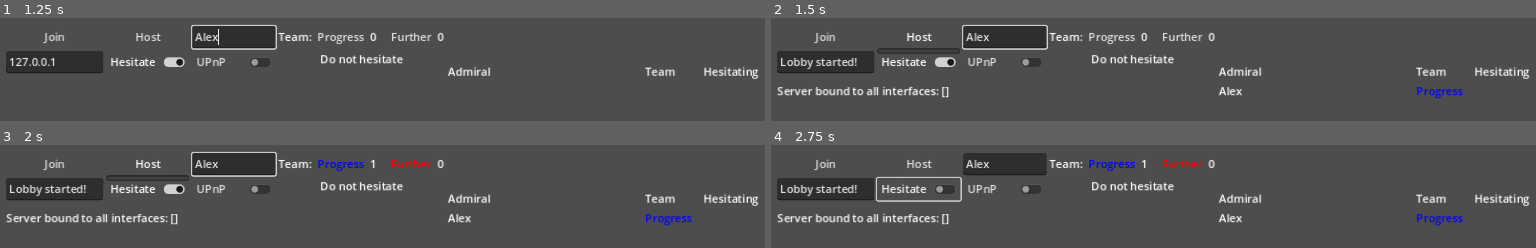
Above: before the commit, frames 1-4 (two rows, left to right).
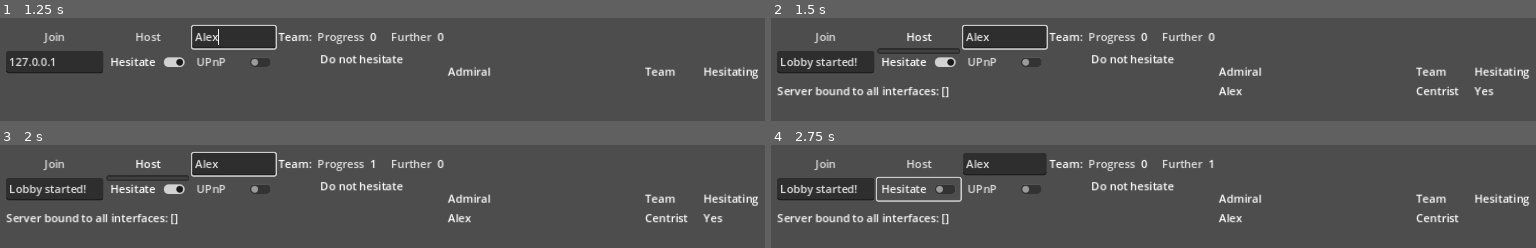
Above: after the commit, the same moments.

Repository: ramla/MultiDoggof
Game: Godot game, scene res://main.tscn
Two runs of this game, one before a commit and one after it. Both use one fixed random seed, a clock stepped at 60 frames per second and the inputs below.
Inputs (mouse positions are in pixels of both pictures, inside the frame that each line leads up to):
- Up to frame 1 (1.25 s): click (237, 37) at 0.52 s; type "Alex" at 0.6 s
- Up to frame 2 (1.5 s): click "Host" at 1.25 s
- Up to frame 3 (2 s): no input
- Up to frame 4 (2.75 s): click "Hesitate" at 2 s

Frame 1 is identical in both runs. In frame 2, 0.5% of the frame differs, in the area x 84-95%, y 66-79%; in frame 3, 1.0%, in the area x 41-95%, y 14-79%; in frame 4, 1.0%.

Commit message:
timers hud progress, bug hunting etc

Diff:
--- a/admiral.gd
+++ b/admiral.gd
@@ -62,27 +62,24 @@
 	if is_player && on_round_timer:
 		if Input.is_action_pressed("recon_action") && recon_mission.is_ready() && !is_destroyed:
 			recon_mission.plan_recon_mission()
-			#recon_mission.visualize_plan_recon()
-			if Input.is_action_just_pressed("action_click"):
+			if Input.is_action_just_pressed("action_click") or Input.is_action_just_released("action_click"):
 				recon_mission.order_recon_mission()
-				#recon_mission.visualize_order_recon()
 				get_window().set_input_as_handled()
 			get_window().set_input_as_handled()
-		else: if !recon_mission.effect_running: recon_mission.visible = false
 		if Input.is_action_pressed("attack_action") && attack_mission.is_ready() && !is_destroyed:
 			attack_mission.plan_attack_mission()
-			if Input.is_action_just_pressed("action_click"):
+			if Input.is_action_just_pressed("action_click") or Input.is_action_just_released("action_click"):
 				attack_mission.order_attack_mission()
 				get_window().set_input_as_handled()
 			get_window().set_input_as_handled()
-		else: attack_mission.visible = false
-		if Input.is_action_just_released("action_click") && Input.is_action_pressed("recon_action"):
-			pass
-		elif Input.is_action_just_released("action_click") && Input.is_action_pressed("attack_action"):
-			pass
-	#koska ei rpc, ei tu kuvii toisille clienteille?
-	speed_input = Input.get_axis("decelerate", "accelerate")
-	return speed_input
+		if !Input.is_action_pressed("attack_action") && !attack_mission.effect_running:
+			attack_mission.visible = false
+		if !Input.is_action_pressed("recon_action") && !recon_mission.effect_running:
+			recon_mission.visible = false
+		#if Input.is_action_just_released("action_click") && Input.is_action_pressed("recon_action"):
+			#pass
+		#elif Input.is_action_just_released("action_click") && Input.is_action_pressed("attack_action"):
+			#pass
 
 func _physics_process(delta):
 	#if !is_destroyed:
@@ -109,6 +106,7 @@
 		speed = 0
 
 func get_speed(delta):
+	speed_input = Input.get_axis("decelerate", "accelerate")
 	if speed_input == 0:
 		return(speed)
 	else:
@@ -158,6 +156,8 @@
 		recon_mission.collision_mask = 12
 		attack_mission.collision_mask = 12
 		%HUD.init(health, munitions, fuel_oil, aviation_fuel, local_id)
+		$ViewDistance/CollisionVisual["shape"]["radius"] = game_settings["admiral"]["line_of_sight_radius"]
+		$ViewDistance/LineOfSightVisualized["visible"] = true
 	elif local_team == team:
 		blue = true
 		is_ally = true
@@ -183,14 +183,17 @@
 	if !is_player:
 		%HUD.queue_free()
 		apply_fog_of_war()
+		#$ViewDistance/LineOfSightVisualized["scale"] =
 	#cprint("Init done @ " + str(local_id) + ". Self: " + str(self) + ", team: " + str(team) + ", local_team: " + str(local_team))
 
 func start_round():
 	on_round_timer = true
+	%HUD.start_round()
 	cprint("Round started!")
 
 func start_post_round():
 	cprint("Round over!")
+	%HUD.start_post_round()
 	on_round_timer = false
 
 func set_visual():
--- a/admiral.tscn
+++ b/admiral.tscn
@@ -42,6 +42,7 @@
 script = ExtResource("1_p1akf")
 
 [node name="Sprite2D" type="Sprite2D" parent="."]
+texture_filter = 1
 texture = ExtResource("2_ip6h3")
 region_enabled = true
 region_rect = Rect2(0, 0, 16, 16)
--- a/attack_mission.gd
+++ b/attack_mission.gd
@@ -27,7 +27,7 @@
 @onready var cooldown_timer = get_node("CooldownTimer")
 @onready var area = get_node("Area")
 @onready var mission_timer = get_node("MissionTimer")
-@onready var attack_visual_area = get_node("Area/ReconVisualArea/Polygon2D")
+@onready var attack_visual_area = get_node("Area/AttackVisualArea/Polygon2D")
 @onready var attack_poly = area["polygon"]
 
 func _ready():
@@ -61,13 +61,12 @@
 func plan_attack_mission():
 	if cooldown_ready:
 		self.visible = true
+		area.visible = true
 		area.disabled = true
 		$Icon.visible = true
 		look_at(get_global_mouse_position())
 		hurtbox_animation_node["speed_scale"] = 4
 		hurtbox_animation_node.play("attack")
-	elif mission_timer.is_stopped():
-		area.disabled = true
 	else:
 		area.disabled = true
 		$Icon.visible = false
@@ -76,13 +75,12 @@
 	if cooldown_ready == true && get_parent().munitions > 0 && get_parent().aviation_fuel >= aviation_fuel_consumption:
 		area.disabled = false
 		area.visible = false
-		hurtbox_animation_node["speed_scale"] = 1.5
+		hurtbox_animation_node["speed_scale"] = 1
 		hurtbox_animation_node.stop()
 		hurtbox_animation_node.play("attack")
+		effect_attack.get_owner().look_at(get_global_mouse_position())
 		effect_attack.restart()
 		effect_attack["emitting"] = true
-		hurtbox_animation_node.stop()
-		hurtbox_animation_node.play("attack")
 		mission_timer.start()
 		cooldown_ready = false
 		$Icon.visible = false
@@ -93,18 +91,20 @@
 	elif !get_parent().munitions > 0:
 		no_munitions.emit()
 
-func _on_animation_finished(anim_name):
-	print(anim_name, " mission over")
+func _on_animation_finished(_anim_name):
+	#print(_anim_name, " mission over")
 	cooldown_timer.start()
 
 func _on_mission_timer_timeout():
 	area.disabled = true
+	effect_running = false #hack b/c couldn't get particle emitter to emit "finished"
 
 func _on_effect_attack_finished():
+	self.visible = false
 	$Icon.visible = true
-	self.visible = false
-#	aiming_template_attack.visible = true
+	#aiming_template_attack.visible = true
 	effect_running = false
+	print("effect finished")
 
 func is_ready():
 	return cooldown_ready
--- a/attack_mission.tscn
+++ b/attack_mission.tscn
@@ -1,8 +1,8 @@
 [gd_scene load_steps=7 format=3 uid="uid://dpcinvvi3iuq2"]
 
 [ext_resource type="Script" path="res://attack_mission.gd" id="1_6r3ls"]
-[ext_resource type="PackedScene" uid="uid://nik0ve2rgkf3" path="res://effect_recon.tscn" id="2_eicfv"]
 [ext_resource type="Texture2D" uid="uid://dacstcger6tsq" path="res://Assets/item8BIT_bow.png" id="2_ocqwc"]
+[ext_resource type="PackedScene" uid="uid://dfup68eopyije" path="res://effect_attack.tscn" id="2_tk6hg"]
 [ext_resource type="PackedScene" uid="uid://c0a5gm8cs1cim" path="res://recon_visual_area.tscn" id="3_53pgg"]
 
 [sub_resource type="Animation" id="Animation_n5gqe"]
@@ -43,12 +43,10 @@
 collision_mask = 0
 script = ExtResource("1_6r3ls")
 
-[node name="EffectAttack" parent="." instance=ExtResource("2_eicfv")]
-self_modulate = Color(1, 1, 1, 1)
-position = Vector2(5.30005, -6.49094)
+[node name="EffectAttack" parent="." instance=ExtResource("2_tk6hg")]
 
 [node name="Area" type="CollisionPolygon2D" parent="."]
-position = Vector2(-40, -1)
+position = Vector2(100, -50)
 scale = Vector2(0.7, 0.7)
 polygon = PackedVector2Array(1, 1, 19, 40, 100, 51, 120, 21, 120, -19, 100, -50, 19, -40)
 disabled = true
--- /dev/null
+++ b/effect_attack.tscn
@@ -0,0 +1,16 @@
+[gd_scene load_steps=3 format=3 uid="uid://dfup68eopyije"]
+
+[ext_resource type="Material" uid="uid://c48p35xfjqba3" path="res://effect_attack_order2.tres" id="1_lv1c5"]
+[ext_resource type="Texture2D" uid="uid://mlaodj8gehag" path="res://Assets/konesiluettitop128.png" id="2_g7xbu"]
+
+[node name="EffectAttack" type="Node2D"]
+self_modulate = Color(1, 1, 1, 0.478431)
+
+[node name="PlaneEmitter" type="GPUParticles2D" parent="."]
+texture_filter = 6
+amount = 26
+process_material = ExtResource("1_lv1c5")
+texture = ExtResource("2_g7xbu")
+lifetime = 4.0
+explosiveness = 0.95
+collision_base_size = 9.95
--- /dev/null
+++ b/effect_attack_order2.tres
@@ -0,0 +1,45 @@
+[gd_resource type="ParticleProcessMaterial" load_steps=5 format=3 uid="uid://c48p35xfjqba3"]
+
+[sub_resource type="Curve" id="Curve_vsp6y"]
+min_value = -10.0
+max_value = 10.0
+_data = [Vector2(0.251, 0), 0.0, 0.0, 0, 0, Vector2(0.3, 4.5), 80.9952, 80.9952, 0, 0, Vector2(0.5, 10), 0.0, 0.0, 0, 0, Vector2(0.7, 4.5), -80.0, -80.0, 0, 0, Vector2(0.749, 15), -0.47842, 0.0, 0, 0]
+point_count = 5
+
+[sub_resource type="CurveTexture" id="CurveTexture_xju80"]
+curve = SubResource("Curve_vsp6y")
+
+[sub_resource type="Curve" id="Curve_qhxic"]
+min_value = -300.0
+max_value = 200.0
+_data = [Vector2(0.35, 5), 0.0, 343.82, 0, 0, Vector2(0.5, -100), -1096.39, -1096.39, 0, 0, Vector2(0.65, -205), 258.522, 0.0, 0, 0]
+point_count = 3
+
+[sub_resource type="CurveTexture" id="CurveTexture_vhdyk"]
+curve = SubResource("Curve_qhxic")
+
+[resource]
+particle_flag_align_y = true
+particle_flag_disable_z = true
+emission_shape_scale = Vector3(6, 6, 6)
+emission_shape = 3
+emission_box_extents = Vector3(1, 1, 1)
+angle_min = 90.0
+angle_max = 90.0
+inherit_velocity_ratio = 0.5
+direction = Vector3(1, -0.5, 0)
+spread = 0.0
+initial_velocity_min = 100.0
+initial_velocity_max = 100.0
+orbit_velocity_min = -0.016
+orbit_velocity_max = -0.016
+orbit_velocity_curve = SubResource("CurveTexture_xju80")
+radial_velocity_min = 1.0
+radial_velocity_max = 1.0
+radial_velocity_curve = SubResource("CurveTexture_vhdyk")
+gravity = Vector3(0, 0, 0)
+scale_min = 0.05
+scale_max = 0.05
+collision_mode = 1
+collision_friction = 0.0
+collision_bounce = 0.0
--- a/effect_recon.tscn
+++ b/effect_recon.tscn
@@ -8,8 +8,10 @@
 
 [node name="PlaneEmitter" type="GPUParticles2D" parent="."]
 texture_filter = 6
+emitting = false
 process_material = ExtResource("1_aal2g")
 texture = ExtResource("2_au0ec")
 lifetime = 2.0
+one_shot = true
 explosiveness = 0.95
 collision_base_size = 9.95
--- a/effect_recon_order.tres
+++ b/effect_recon_order.tres
@@ -6,7 +6,7 @@
 angle_min = 90.0
 angle_max = 90.0
 inherit_velocity_ratio = 0.5
-spread = 30.0
+spread = 28.0
 initial_velocity_min = 400.0
 initial_velocity_max = 400.0
 gravity = Vector3(0, 0, 0)
--- a/hud.gd
+++ b/hud.gd
@@ -14,10 +14,15 @@
 var fuel_oil = 0
 var aviation_fuel = 0
 var fuel_oil_consumption = 0
-
+var prepost_round_time_min: int = Overseer.game_settings["pre_round_length"] / 60
+var prepost_round_time_sec: int = Overseer.game_settings["pre_round_length"] - (round_time_min * 60)
+var round_time_min: int = Overseer.game_settings["round_length"] / 60
+var round_time_sec: int = Overseer.game_settings["round_length"] - (round_time_min * 60)
 var local_id
 
-var ticktimer: Timer = Timer.new()
+var ticktimer = Timer.new()
+var round_timer = Timer.new()
+var prepost_timer = Timer.new()
 
 @onready var recon_icon = %ReconIcon
 @onready var attack_icon = %AttackIcon
@@ -28,7 +33,6 @@
 	ticktimer.wait_time = 0.5
 	add_child(ticktimer)
 	ticktimer.start()
-	pass
 
 func init(in_health, in_munitions, in_fuel_oil, in_aviation_fuel, in_local_id):
 	attack_mission = self.get_owner().attack_mission
@@ -61,7 +65,46 @@
 	else:
 		%AviationFuelAmount["text"] = str(0)
 	%FuelOilConsumptionAmount["text"] = str(fuel_oil_consumption)
+
+	prepost_timer.connect("timeout", _on_prepost_round_timeout)
+	prepost_timer.wait_time = Overseer.game_settings["pre_round_length"]
+	prepost_timer.one_shot = true
+	add_child(prepost_timer)
+
+	round_timer.connect("timeout", _on_round_timeout)
+	round_timer.wait_time = Overseer.game_settings["round_length"]
+	round_timer.one_shot = true
+	add_child(round_timer)
+
+	prepost_timer.start()
 	show()
+
+func _process(_delta):
+	update_timers()
+
+func update_timers():
+	if !get_owner().on_round_timer:
+		%PrePostTime["text"] = str(prepost_round_time_min) + ":" + str(prepost_round_time_sec)
+	%RoundTime["text"] = str(round_time_min) + ":" + str(round_time_sec)
+
+func _on_prepost_round_timeout():
+	%PrePostTime["visible"] = false
+	%PrePostLabel["visible"] = false
+
+func start_round():
+	round_timer.start()
+	%PrePostTime["visible"] = false
+	%PrePostLabel["visible"] = false
+	prepost_timer.wait_time = Overseer.game_settings["post_round_length"]
+
+func _on_round_timeout():
+	%PrePostTime["visible"] = true
+	%PrePostLabel["visible"] = true
+
+func start_post_round():
+	%PrePostTime["visible"] = true
+	%PrePostLabel["visible"] = true
+	prepost_timer.start()
 
 func _on_cprint(in_text):
 	%HudTextBox["text"] += "[right]" + in_text + "[/right]"
--- a/hud.tscn
+++ b/hud.tscn
@@ -177,24 +177,6 @@
 "": SubResource("AnimationLibrary_sk352")
 }
 
-[node name="LocalID" type="Label" parent="."]
-unique_name_in_owner = true
-offset_left = 365.0
-offset_top = 4.0
-offset_right = 405.0
-offset_bottom = 27.0
-theme_override_colors/font_shadow_color = Color(0, 0, 0, 1)
-
-[node name="LocalIDLabel" type="Label" parent="LocalID"]
-layout_mode = 0
-offset_left = -74.0
-offset_right = -8.0
-offset_bottom = 23.0
-theme_override_colors/font_shadow_color = Color(0, 0, 0, 1)
-theme_override_colors/font_outline_color = Color(0, 0, 0, 1)
-theme_override_constants/outline_size = 0
-text = "Local ID:"
-
 [node name="HudTextBox" type="RichTextLabel" parent="."]
 unique_name_in_owner = true
 offset_left = 695.0
@@ -205,3 +187,56 @@
 theme_override_font_sizes/normal_font_size = 12
 bbcode_enabled = true
 scroll_following = true
+
+[node name="VBoxContainer" type="VBoxContainer" parent="."]
+offset_left = 289.0
+offset_right = 329.0
+offset_bottom = 40.0
+size_flags_horizontal = 0
+
+[node name="HBoxContainer" type="HBoxContainer" parent="VBoxContainer"]
+visible = false
+layout_mode = 2
+
+[node name="LocalIDLabel" type="Label" parent="VBoxContainer/HBoxContainer"]
+layout_mode = 2
+theme_override_colors/font_shadow_color = Color(0, 0, 0, 1)
+theme_override_colors/font_outline_color = Color(0, 0, 0, 1)
+theme_override_constants/outline_size = 0
+text = "Local ID:"
+
+[node name="LocalID" type="Label" parent="VBoxContainer/HBoxContainer"]
+unique_name_in_owner = true
+layout_mode = 2
+theme_override_colors/font_shadow_color = Color(0, 0, 0, 1)
+
+[node name="HBoxContainer2" type="HBoxContainer" parent="VBoxContainer"]
+layout_mode = 2
+
+[node name="RoundLabel" type="Label" parent="VBoxContainer/HBoxContainer2"]
+unique_name_in_owner = true
+layout_mode = 2
+text = "Round:"
+
+[node name="RoundTime" type="Label" parent="VBoxContainer/HBoxContainer2"]
+unique_name_in_owner = true
+custom_minimum_size = Vector2(42, 0)
+layout_mode = 2
+text = "88:88"
+horizontal_alignment = 2
+
+[node name="HBoxContainer3" type="HBoxContainer" parent="VBoxContainer"]
+layout_mode = 2
+
+[node name="PrePostLabel" type="Label" parent="VBoxContainer/HBoxContainer3"]
+unique_name_in_owner = true
+layout_mode = 2
+text = "Pre-round:"
+horizontal_alignment = 2
+
+[node name="PrePostTime" type="Label" parent="VBoxContainer/HBoxContainer3"]
+unique_name_in_owner = true
+custom_minimum_size = Vector2(42, 0)
+layout_mode = 2
+text = "88:88"
+horizontal_alignment = 2
--- a/main.gd
+++ b/main.gd
@@ -70,7 +70,7 @@
 		%MotivationalLabel["text"] = "Do not hesitate"
 	else:
 		countdown = start_timer.time_left
-		%MotivationalLabel["text"] = "Starting in " + str(countdown)
+		%MotivationalLabel["text"] = "Starting in " + str(countdown+1)
 
 func are_we_there_yet():
 	all_ready = true
@@ -109,7 +109,7 @@
 
 func _on_connected_to_server():
 	if Overseer.debug["quick_launch"]:
-		local_team = 1
+		local_team = get_team_least_players()
 		local_ready = true
 	announce_player.rpc_id(1, local_id, local_osid, namebox["text"], local_ready, local_team)
 	infobox.text += "\nJoined lobby"
@@ -126,7 +126,6 @@
 	if not hosting:
 		if Overseer.debug["quick_launch"]:
 			local_ready = true
-			local_team = -1
 		add_child(serverinstance)
 		addressbox.text = "Lobby started!"
 		infobox.text += "Server bound to all interfaces: " + str(IP.get_local_addresses())
@@ -179,7 +178,7 @@
 	else: playername = in_playername
 	playername = playername.left(16)
 	if in_multi_id == local_id:
-		in_team = local_team
+		local_team = in_team
 	update_player(in_multi_id,in_os_id,playername,in_is_ready,in_team)
 	#print(local_id, " updated player ", in_multi_id, " ", playername.left(16), " ", in_team)
 
@@ -192,8 +191,6 @@
 func update_player(in_multi_id, in_os_id, in_playername, in_is_ready = false, in_team = get_team_least_players()):
 	if in_playername == "" && hosting:
 		in_playername = "Hostcuck"
-	if in_multi_id == local_id:
-		local_team = in_team
 	if hosting && in_team == 0:
 		in_team = get_team_least_players()
 
@@ -226,15 +223,18 @@
 
 func get_team_least_players():
 	var teamdelta = 0
+	var randval = randi() % 2
 	for id in playerbase:
 		var player = playerbase[id]
 		teamdelta += player["team"]
-	if teamdelta >= 0:
+	if teamdelta > 0:
 		default_team = -1
-		#print("default_team = ", default_team)
-	else:
+	elif teamdelta < 0:
 		default_team = 1
-		#print("default_team = ", default_team)
+	elif teamdelta == 0 && randval == 0:
+		default_team = -1
+	else:
+		default_team = 1
 	return default_team
 
 func _on_upnp_button_toggled(toggle_position):
@@ -273,17 +273,14 @@
 	ticktimer.stop()
 
 func _on_tick():
-
 	are_we_there_yet()
 	team_count()
 	if !launched && all_ready && all_in_team && team1_count >= 1 && team2_count >= 1 && start_timer.is_stopped():
 		start_timer.start()
-		print("where other tick at? (start timer started)")
-	elif !start_timer.is_stopped():
+	elif !start_timer.is_stopped() && all_ready:
 		return
 	else:
 		start_timer.stop()
-		print("is here?")
 
 @rpc("call_local")
 func unready():
--- a/overseer.gd
+++ b/overseer.gd
@@ -2,7 +2,7 @@
 extends Node
 
 var debug = {
-	"quick_launch" = true, #to quickly launch a game from two instances. second round is also immediately launched as players are readied automatically
+	"quick_launch" = false, #to quickly launch a game from two instances. second round is also immediately launched as players are readied automatically
 	"wallhack" = false, #not tested since fixing most of fog of war and is acshually maphack
 	"pace_up" = false, #doubles some speeds, not very useful maybe DELETE
 	}
@@ -13,7 +13,10 @@
 	"round_length" = 180,
 	"post_round_length" = 5,
 	"game_mode" = 0,
-	"port" = 4868, #Total amount of warships and auxiliary military ships lost during WW2 by Australia, Canada, France, Free France, Germany, Greece, Italy, Empire of Japan, Netherlands, Norway, Soviet Union, United Kingdom, United States, Poland. Source: I made it the fuck up (aka Wikipedia)
+	"port" = 4868, #Total amount of warships and auxiliary military ships lost during WW2
+				#by Australia, Canada, France, Free France, Germany, Greece, Italy, Empire of Japan,
+				#Netherlands, Norway, Soviet Union, United Kingdom, United States, Poland.
+				#Source: I made it the fuck up (aka Wikipedia)
 	"max_clients" = 12,
 	"red" = Color(1,0,0,1),
 	"blue" = Color(0,0,1,1),
@@ -24,6 +27,7 @@
 			"max_speed" = 25,
 			"game_speed_multiplier" = 1,
 			"plane_speed_multiplier" = 1,
+			"line_of_sight_radius" = 46,
 			"fog_of_war_speed" = 1,
 			"recon_cooldown" = 1,
 			"recon_wings" = 2,
--- a/recon_mission.gd
+++ b/recon_mission.gd
@@ -65,11 +65,11 @@
 	recon_visual_area["polygon"] = recon_poly
 
 func _on_cooldown_timer_timeout():
-	print("recon cooldownready")
+	#print("recon cooldownready")
 	cooldown_ready = true
 
-func _on_animation_finished(anim_name):
-	print(anim_name, " mission over")
+func _on_animation_finished(_anim_name):
+	#print(_anim_name, " mission over")
 	area.disabled = true
 	cooldown_timer.start()
 
--- a/recon_mission.tscn
+++ b/recon_mission.tscn
@@ -81,7 +81,6 @@
 
 [node name="EffectRecon" parent="." instance=ExtResource("3_avrvr")]
 self_modulate = Color(1, 1, 1, 1)
-position = Vector2(5.30005, -6.49094)
 
 [node name="Area" type="CollisionPolygon2D" parent="."]
 position = Vector2(35, -1)
--- a/view_distance.tscn
+++ b/view_distance.tscn
@@ -1,6 +1,6 @@
 [gd_scene load_steps=3 format=3 uid="uid://brpv0wwkkq08a"]
 
-[ext_resource type="Texture2D" uid="uid://cuuqt4aggnbll" path="res://Assets/item8BIT_lamp.png" id="2_prr7c"]
+[ext_resource type="Texture2D" uid="uid://cnlv8n1wr5wih" path="res://Assets/circle.png" id="1_x7sw6"]
 
 [sub_resource type="CircleShape2D" id="CircleShape2D_6oefe"]
 radius = 48.0104
@@ -12,6 +12,7 @@
 [node name="CollisionVisual" type="CollisionShape2D" parent="."]
 shape = SubResource("CircleShape2D_6oefe")
 
-[node name="Sprite2D" type="Sprite2D" parent="."]
+[node name="LineOfSightVisualized" type="Sprite2D" parent="."]
 visible = false
-texture = ExtResource("2_prr7c")
+scale = Vector2(0.13, 0.13)
+texture = ExtResource("1_x7sw6")
Binary file added: Assets/circle.png
Not shown, added: Assets/circle.png.import
